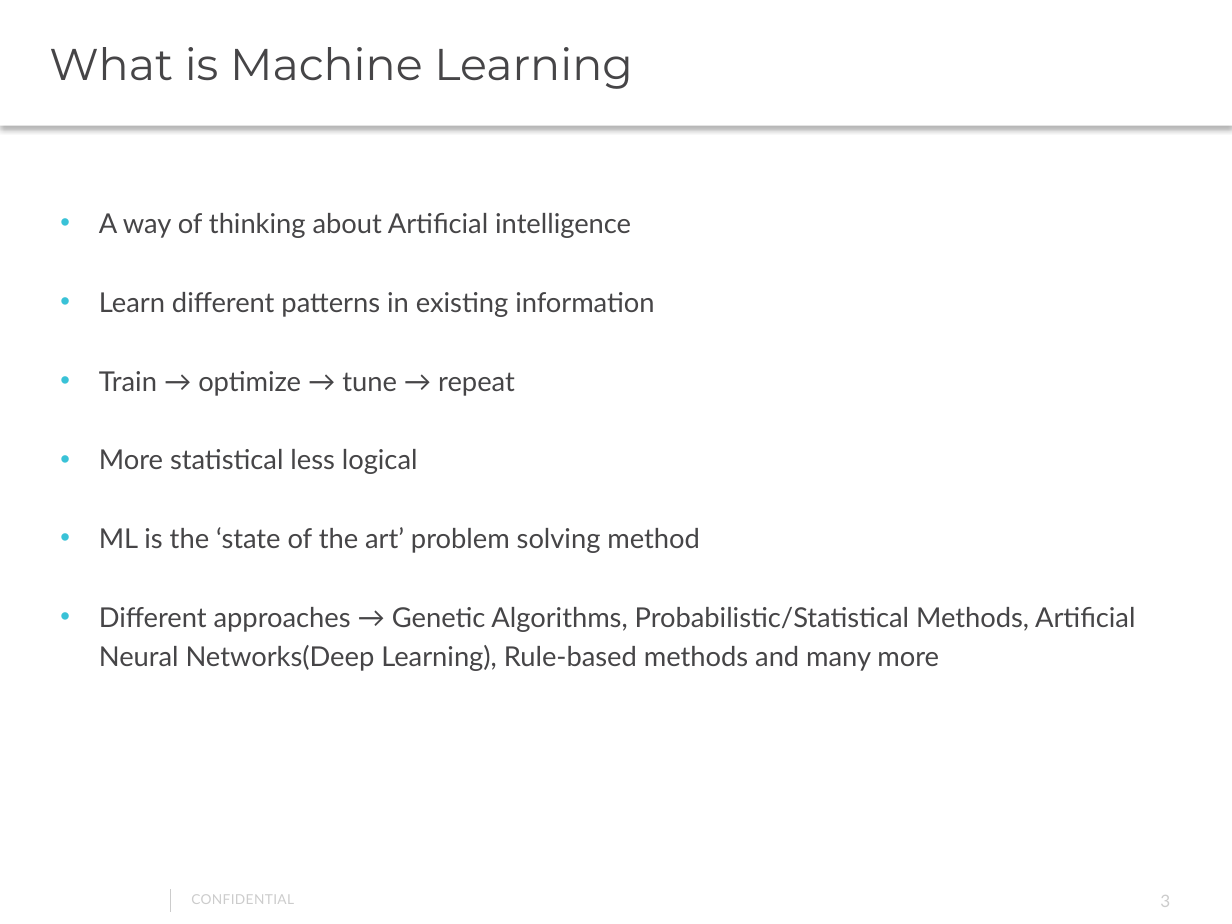
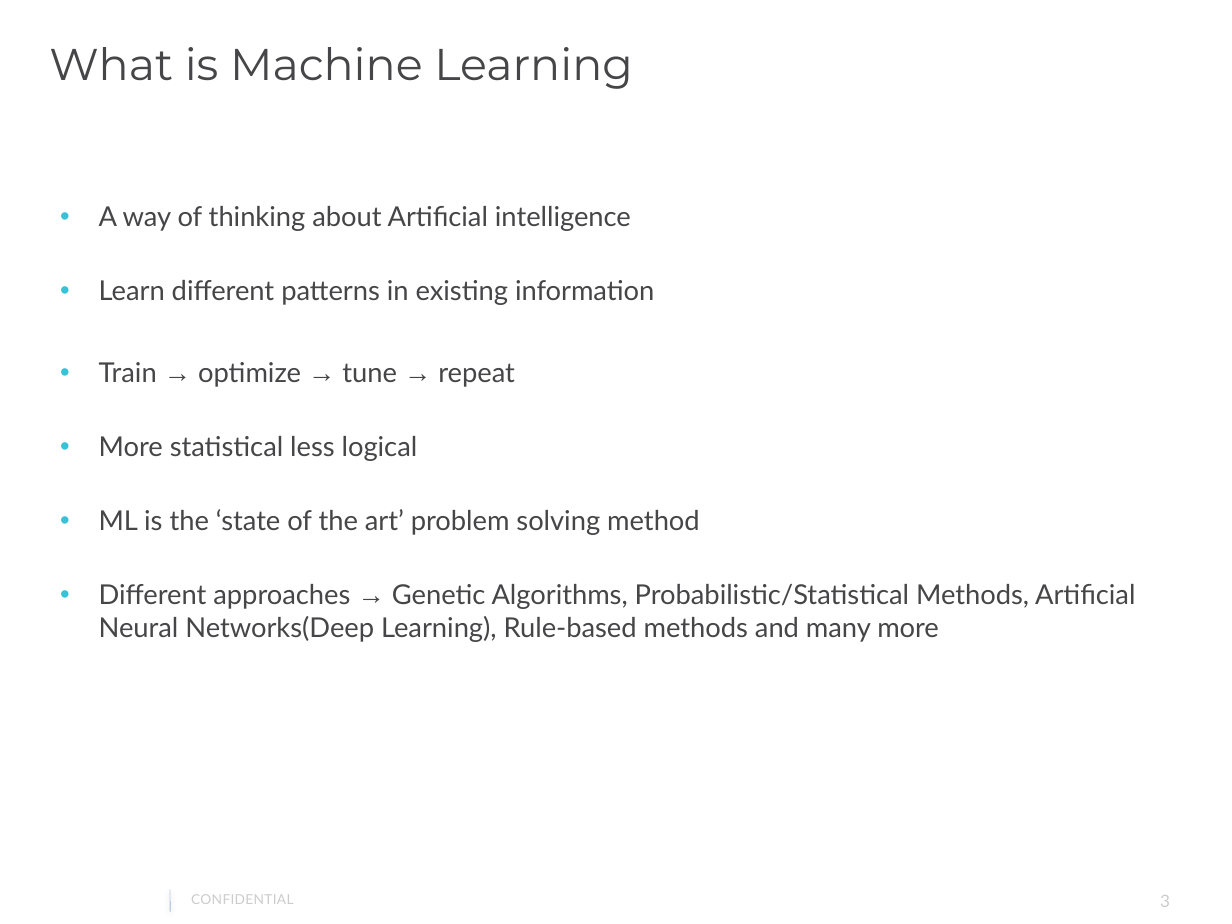
Before and after one commit to gautam0707/TechTalk1_Epam, a slide deck: slide 3 of TechTalk1.pptx. Drawn at 1232x924 pixels with LibreOffice and Linux fonts; fonts in the diff are those of the drawing; background and template pictures are left out. Boxes give left, top, right and bottom in pixels: in the first picture for what was removed or moved away, otherwise in the second. Text is boxed around its words. In the diff, an @@ line names an element or a change of style, - is before the commit and + after.

```diff
--- a/TechTalk1.pptx
+++ b/TechTalk1.pptx
@@ text "What is Machine Learning" moved from (x1=0, y1=0, x2=1232, y2=126) to (x1=49, y1=47, x2=633, y2=89) @@
@@ text "What is Machine Learning" at (x1=49, y1=47, x2=633, y2=89): less space between paragraphs; shadow off @@
@@ text "A way of thinking about ..." at (x1=99, y1=206, x2=1135, y2=642): font Lato to Arial in "→ → →", "→"; line spacing 1.2 to 1 @@
@@ line (170, 890) - (170, 912): stroke #CCCCCC 0.25 pt to #4F81BD 0.26 pt @@
```
Also in this commit, not shown: 8 other slides changed, 1 slide added, 4 other files.
